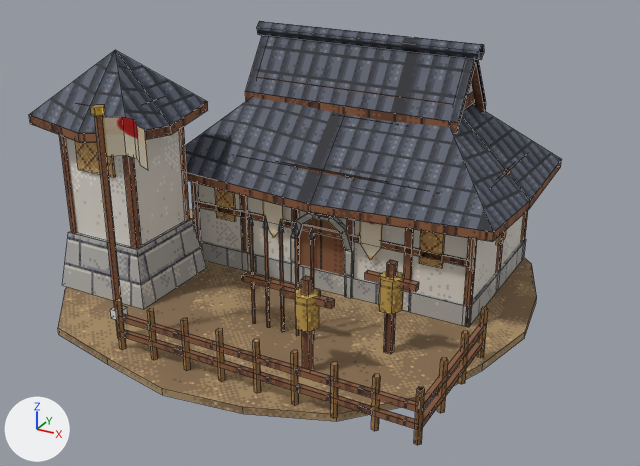
The Blender file art_source/blender/japanese/barracks.blend as it was, and as the next commit left it.
Both versions are drawn from a camera (50 mm lens) standing at (4.74, -8.2, 4.8) and looking at (0.31, -0.16, 0.77). Arrows for +X, +Y and +Z are at lower left; the lights stay in place. The picture after the commit comes second. Mesh edges are drawn as thin lines.

Objects in the first picture: 'japanese_barracks'.
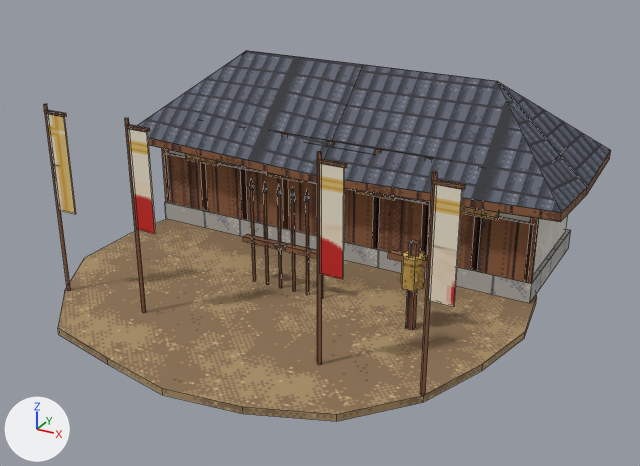
The change, as a diff of the scene's bpy script:
```diff
--- a/art_source/blender/japanese/barracks.blend.py
+++ b/art_source/blender/japanese/barracks.blend.py
@@ me_japanese_barracks @@
 # used by ob_japanese_barracks; location = (0.0, 0.0, 0.0)
-me_japanese_barracks.from_pydata(...)  # 1608 vertices, 478 faces; spans x -2.64..2.69, y -2.69..2.7, z 0.0..2.87
+me_japanese_barracks.from_pydata(...)  # 874 vertices, 256 faces; spans x -2.85..2.85, y -2.69..2.7, z 0.0..2.32
+# me_japanese_barracks part 1: 351 loose pieces with 1532 vertices, spanning x -2.43..2.48, y -2.33..2.05, z 0.08..2.87, are deleted
+# me_japanese_barracks part 2: 798 vertices added at x -2.85..2.85, y -1.62..2.65, z 0.08..2.32
+# other edits to the shape of me_japanese_barracks do not show in these pictures
 me_japanese_barracks.materials.append(mat_pe_dirt)
@@ me_japanese_barracks @@
 me_japanese_barracks.materials.append(mat_pe_banner_japanese)
-me_japanese_barracks.materials.append(mat_pe_gold)  # picture img_pe_gold
-me_japanese_barracks.materials.append(mat_pe_woodlight)  # picture img_pe_woodlight
 me_japanese_barracks.materials.append(mat_pe_iron)
```

Changed parts and their boxes [x1, y1, x2, y2] in the pictures (640 x 466 px):
'japanese_barracks', reshaped (6% wider, 12% shorter): before [29, 21, 562, 445]; after [44, 50, 611, 421]
part 1 of me_japanese_barracks, deleted: before [29, 21, 562, 445]
part 2 of me_japanese_barracks, added: after [44, 50, 611, 396]
